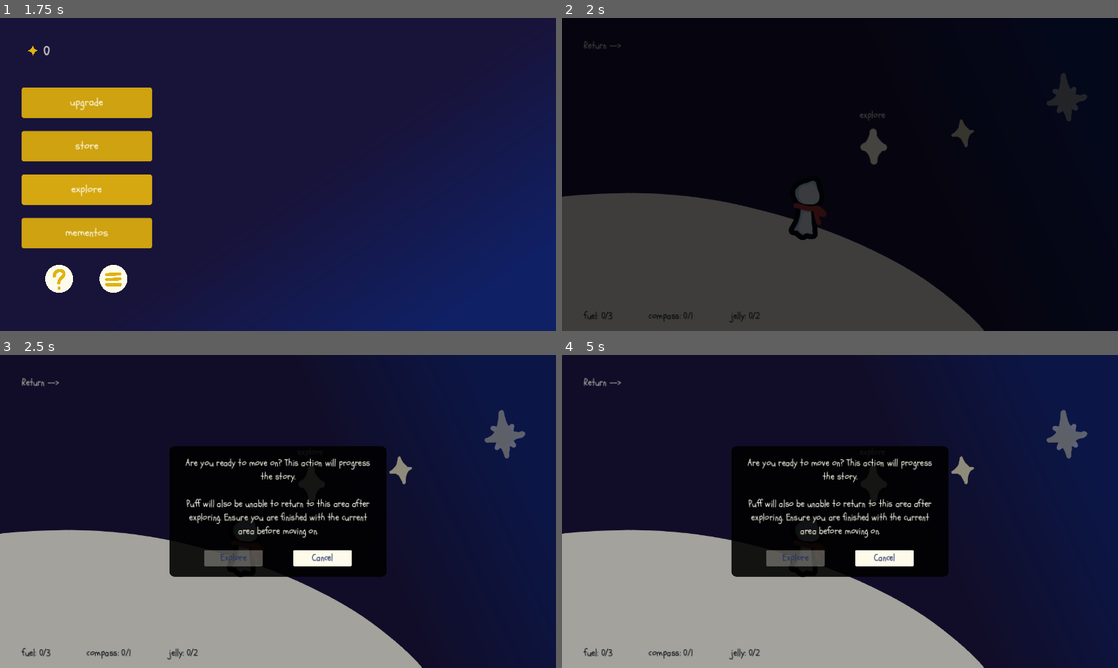
Above: before the commit, frames 1-4 (two rows, left to right).
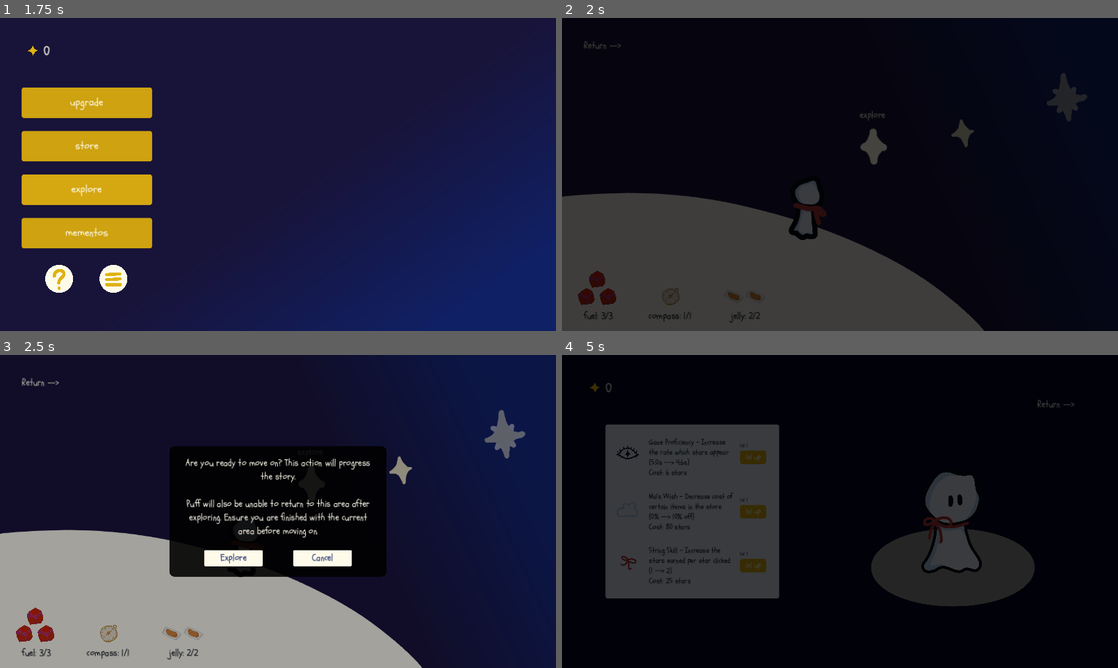
Above: after the commit, the same moments.

Repository: solicht88/I-am-a-Fluff
Game: Godot game, scene res://scenes/title/title_screen.tscn
The game is run twice, just before and just after one commit, with the same random seed, the same clock (stepped at 60 frames per second) and the same inputs.
Inputs (mouse positions are in pixels of both pictures, inside the frame that each line leads up to):
- Up to frame 1 (1.75 s): click "New Game" at 0.5 s; click "explore" at 1.25 s
- Up to frame 2 (2 s): no input
- Up to frame 3 (2.5 s): click "explore" at 2 s
- Up to frame 4 (5 s): click "Return -->" at 2.75 s; click "explore" (after the commit: "Explore") at 3.5 s; click (650, 439) at 4.25 s, where only the run after the commit has a clickable "upgrade"

Frame 1 is identical in both runs. In frame 2, 0.5% of the frame differs, in the area x 2-36%, y 80-97%; in frame 3, 1.2%; in frame 4, 87%, in the area x 0-100%, y 0-100%.

Commit message:
added explore feature, disable buy button in shop if user doesn't have enough stars, bg changes w/ exploration 'level', lots of code cleanup

Diff:
--- a/project.godot
+++ b/project.godot
@@ -18,8 +18,8 @@
 [autoload]
 
 Save="*res://scripts/global/save.gd"
-TextData="*res://scripts/global/text_data.gd"
-Global="*res://scripts/global.gd"
+Data="*res://scripts/global/data.gd"
+Global="*res://scripts/global/global.gd"
 
 [display]
 
--- a/scenes/explore/exp_popup.tscn
+++ b/scenes/explore/exp_popup.tscn
@@ -74,4 +74,5 @@
 theme_override_font_sizes/font_size = 20
 text = "Cancel"
 
+[connection signal="pressed" from="Panel/exp_btn" to="." method="_on_exp_btn_pressed"]
 [connection signal="pressed" from="Panel/cancel_btn" to="." method="_on_cancel_btn_pressed"]
--- a/scenes/explore/explore.tscn
+++ b/scenes/explore/explore.tscn
@@ -1,9 +1,11 @@
-[gd_scene load_steps=3 format=3 uid="uid://cw7ifoshueyjg"]
+[gd_scene load_steps=4 format=3 uid="uid://cw7ifoshueyjg"]
 
+[ext_resource type="Script" path="res://scripts/explore/explore.gd" id="1_auli5"]
 [ext_resource type="Texture2D" uid="uid://dtp08erpkyblb" path="res://img/backgrounds/expl_1.png" id="1_vd6bc"]
 [ext_resource type="PackedScene" uid="uid://3dxsdn3xkksm" path="res://scenes/explore/exp_interface.tscn" id="2_wiooy"]
 
 [node name="explore" type="Node2D"]
+script = ExtResource("1_auli5")
 
 [node name="bg" type="Sprite2D" parent="."]
 texture = ExtResource("1_vd6bc")
--- a/scripts/explore/exp_interface.gd
+++ b/scripts/explore/exp_interface.gd
@@ -3,7 +3,7 @@
 @onready var fuel_icons = [$fuel_1, $fuel_2, $fuel_3]
 @onready var jelly_icons = [$jelly_1, $jelly_2]
 
-var save_data = Save.save_data
+var inv = Save.save_data.inventory
 var popup = preload("res://scenes/explore/exp_popup.tscn")
 
 # Called when the node enters the scene tree for the first time.
@@ -11,7 +11,6 @@
 	await ready
 	Global.fade_out()
 
-	var inv = save_data.inventory
 	for i in range(inv["fuel"]):
 		fuel_icons[i].visible = true
 	for i in range(inv["compass"]):
@@ -35,6 +34,5 @@
 
 
 func _on_exp_btn_pressed():
-	print("lets explore...")
 	var exp_popup = popup.instantiate()
 	get_parent().add_child(exp_popup)
--- a/scripts/explore/exp_popup.gd
+++ b/scripts/explore/exp_popup.gd
@@ -1,15 +1,36 @@
 extends Control
+
+var save_data = Save.save_data
+var inv = Save.save_data.inventory
+var item_max = Data.item_max
+var can_exp = true
 
 
 # Called when the node enters the scene tree for the first time.
 func _ready():
-	pass # Replace with function body.
+	for item in Data.exp_items:
+		if inv[item] != item_max[item]:
+			can_exp = false
+			$Panel/exp_btn.set_default_cursor_shape(Input.CURSOR_ARROW)
+
+	if can_exp:
+		$Panel/exp_btn.disabled = false
 
 
 # Called every frame. 'delta' is the elapsed time since the previous frame.
-func _process(delta):
+func _process(_delta):
 	pass
 
 
 func _on_cancel_btn_pressed():
 	queue_free()
+
+
+func _on_exp_btn_pressed():
+	save_data.exp_lvl += 1
+	for item in Data.exp_items:
+		inv[item] = 0
+
+	Global.fade_in()
+	await get_tree().create_timer(0.5).timeout
+	get_tree().change_scene_to_file("res://scenes/main/main.tscn")
--- /dev/null
+++ b/scripts/explore/explore.gd
@@ -0,0 +1,15 @@
+extends Node2D
+
+@onready var bg_sprite = $bg
+
+var save_data = Save.save_data
+
+# Called when the node enters the scene tree for the first time.
+func _ready():
+	await ready
+	bg_sprite.texture = Data.exp_bgs[save_data.exp_lvl]
+
+
+# Called every frame. 'delta' is the elapsed time since the previous frame.
+func _process(_delta):
+	pass
--- a/scripts/global/text_data.gd
+++ b/scripts/global/data.gd
@@ -10,6 +10,21 @@
 var candle_img = preload("res://img/mementos/candle.png")
 var photo_img = preload("res://img/mementos/polaroid.png")
 
+
+# load main screen backgrounds
+var main_bg_1 = preload("res://img/backgrounds/sky1.png")
+var main_bg_2 = preload("res://img/backgrounds/sky2.png")
+var main_bg_3 = preload("res://img/backgrounds/sky3.png")
+var main_bg_4 = preload("res://img/backgrounds/sky4.png")
+var main_bgs = [main_bg_1, main_bg_2, main_bg_3, main_bg_4]
+
+# load exploration backgrounds
+var exp_bg_1 = preload("res://img/backgrounds/expl_1.png")
+var exp_bg_2 = preload("res://img/backgrounds/expl_2.png")
+var exp_bg_3 = preload("res://img/backgrounds/expl_3.png")
+var exp_bgs = [exp_bg_1, exp_bg_2, exp_bg_3]
+
+
 # upgrades
 var gaze_upg = ["5.0s --> 4.6s", "4.6s --> 4.2s", "4.2s --> 3.8s", "3.8s --> 3.4s", "3.4s --> 3.0s", "3.0s"]
 var gaze_cost = [6, 12, 25, 50, 100, "N/A"]
@@ -19,6 +34,7 @@
 
 var str_upg = ["1 --> 2", "2 --> 3", "3 --> 4", "4 per click"]
 var str_cost = [25, 80, 180, "N/A"]
+
 
 # store
 var item_cost = {
@@ -32,7 +48,6 @@
 	"photo": 200
 }
 
-# TODO: add telescope data
 # format: [image, name, price, description]
 var item_data: Dictionary = {
 	"fuel": [fuel_img, "Fuel Stone", str(item_cost["fuel"]) + " Stars\n", "Keeps Puff warm during explorations through the Milky Way"],
@@ -57,12 +72,17 @@
 }
 
 # updates store item costs when upgrading for store sales
+# TODO: add shop price multiplier for each exp_lvl
 func update_data():
 	#print(1 - (0.05 * (Save.save_data.wish_lvl - 1) + 0.05))
 	for key in item_cost:
 		item_cost[key] = round(item_cost[key] * (1 - (0.05 * (Save.save_data.wish_lvl - 1) + 0.05)))
 	for key in item_data:
 		item_data[key][2] = str(item_cost[key]) + " Stars\n"
+
+
+# explore
+var exp_items = ["fuel", "compass", "jelly"]
 
 
 # mementos
--- a/scripts/global/save.gd
+++ b/scripts/global/save.gd
@@ -13,12 +13,12 @@
 	"str_lvl": 1,
 	"exp_lvl": 0,
 	"inventory": {
-		"fuel": 0,
-		"compass": 0,
-		"jelly": 0,
+		"fuel": 3,
+		"compass": 1,
+		"jelly": 2,
 		"telescope": 0,
 		"flower": 0,
-		"dust": 0,
+		"dust": 1,
 		"ribbon": 0,
 		"lotus": 1,
 		"candle": 0,
--- a/scripts/main/main.gd
+++ b/scripts/main/main.gd
@@ -3,6 +3,7 @@
 @onready var interface := $interface as Control
 @onready var counter := $interface/counter as Label
 @onready var timer := $Timer as Timer
+@onready var bg_sprite := $bg
 # temp testing for manually placed star
 #@onready var star := $star1/Area2D as Node2D
 
@@ -13,10 +14,12 @@
 #var transition_animation = transition_load.instantiate()
 var star_scenes = [star1, star2, star3]
 
+var save_data = Save.save_data
+
 var ulcorner = Vector2(400, 50)
 var brcorner = Vector2(1230, 670)
-var stars = Save.save_data.counter
-var star_coords = Save.save_data.stars
+var stars = save_data.counter
+var star_coords = save_data.stars
 
 # Called when the node enters the scene tree for the first time.
 func _ready():
@@ -31,6 +34,8 @@
 	transition_node.queue_free()
 	'''
 	await ready
+	bg_sprite.texture = Data.main_bgs[save_data.exp_lvl]
+
 	Global.fade_out()
 
 	randomize()
@@ -51,7 +56,7 @@
 # Randomized clickable stars
 func _update_counter(pos):
 	star_coords.remove_at(star_coords.find(pos))
-	stars += 1 * Save.save_data.str_lvl
+	stars += 1 * save_data.str_lvl
 	counter.text = str(stars)
 
 func _get_random_point(ul: Vector2, br: Vector2) -> Vector2:
@@ -76,7 +81,7 @@
 
 func _on_timer_timeout():
 	_spawn_star()
-	timer.wait_time = 5 - 0.4 * (Save.save_data.gaze_lvl - 1)
+	timer.wait_time = 5 - 0.4 * (save_data.gaze_lvl - 1)
 	#print(timer.wait_time)
 	timer.start()
 
@@ -86,8 +91,8 @@
 	#print("connected")
 
 func save_progress():
-	Save.save_data.counter = stars
-	Save.save_data.stars = star_coords
+	save_data.counter = stars
+	save_data.stars = star_coords
 	#Save.save_game()
 	#print("saved!")
 
--- a/scripts/mementos/mem_interface.gd
+++ b/scripts/mementos/mem_interface.gd
@@ -52,8 +52,9 @@
 	Color8(150, 150, 150, 255)
 ]
 
-var save = Save.save_data
-var mem_data = TextData.mem_data
+var save_data = Save.save_data
+var inv = Save.save_data.inventory
+var mem_data = Data.mem_data
 
 
 func _disable_btns(btns):
@@ -67,7 +68,7 @@
 		btn.set_default_cursor_shape(Control.CURSOR_POINTING_HAND)
 
 func _update_mem_display(cur_mem):
-	if not save.inventory[cur_mem]:
+	if not save_data.inventory[cur_mem]:
 		cur_mem = "unknown"
 		#pass
 	mem_name.text = mem_data[cur_mem][0]
@@ -76,7 +77,7 @@
 func _update_mem_mods(panels):
 	for i in range(len(panels)):
 		var mem = panels[i]
-		if save.inventory[mem.name]:
+		if inv[mem.name]:
 			mem.get_child(0).self_modulate = child_mods_c[i]
 
 
@@ -87,7 +88,7 @@
 	_update_mem_mods(panels)
 	Global.fade_out()
 	#print(child_mods_c[1])
-	# TODO: update self-modulate of mementos if owned
+	_update_mem_mods(panels)
 
 
 # Called every frame. 'delta' is the elapsed time since the previous frame.
@@ -114,7 +115,7 @@
 			cur_panel.position.x += 2
 			cur_panel.self_modulate.a += (mods_a[(panel+1) % 5] - mods_a[panel]) / 255.0 / 133.0
 
-			if save.inventory[cur_panel.name]:
+			if inv[cur_panel.name]:
 				panel_img.self_modulate.r += (child_mods_c[(panel+1) % 5].r8 - child_mods_c[panel].r8) / 255.0 / 133.0
 				panel_img.self_modulate.g += (child_mods_c[(panel+1) % 5].g8 - child_mods_c[panel].g8) / 255.0 / 133.0
 				panel_img.self_modulate.b += (child_mods_c[(panel+1) % 5].b8 - child_mods_c[panel].b8) / 255.0 / 133.0
@@ -154,7 +155,7 @@
 		cur_panel.position = positions[i]
 		cur_panel.self_modulate = mods_c[i]
 
-		if save.inventory[cur_panel.name]:
+		if inv[cur_panel.name]:
 			panel_img.self_modulate = child_mods_c[i]
 
 		if i == 2:
@@ -192,7 +193,7 @@
 			cur_panel.position.x -= 2
 			cur_panel.self_modulate.a += (mods_a[(panel-1) % 5] - mods_a[panel]) / 255.0 / 133.0
 
-			if save.inventory[cur_panel.name]:
+			if inv[cur_panel.name]:
 				panel_img.self_modulate.r += (child_mods_c[(panel-1) % 5].r8 - child_mods_c[panel].r8) / 255.0 / 133.0
 				panel_img.self_modulate.g += (child_mods_c[(panel-1) % 5].g8 - child_mods_c[panel].g8) / 255.0 / 133.0
 				panel_img.self_modulate.b += (child_mods_c[(panel-1) % 5].b8 - child_mods_c[panel].b8) / 255.0 / 133.0
@@ -234,7 +235,7 @@
 		cur_panel.position = positions[i]
 		cur_panel.self_modulate = mods_c[i]
 
-		if save.inventory[cur_panel.name]:
+		if inv[cur_panel.name]:
 			panel_img.self_modulate = child_mods_c[i]
 
 		if i == 2:
--- a/scripts/store/shop_interface.gd
+++ b/scripts/store/shop_interface.gd
@@ -2,10 +2,12 @@
 
 signal item_bought
 
-var save = Save.save_data
+var save_data = Save.save_data
+var inv = Save.save_data.inventory
+var item_data
 
 var cur_item = ""
-var cur_mem = ["lotus", "candle", "photo"][save.exp_lvl]
+var cur_mem = ["lotus", "candle", "photo"][save_data.exp_lvl]
 
 @onready var counter_label := $counter as Label
 
@@ -32,8 +34,9 @@
 	transition_node.queue_free()
 	'''
 
-	counter_label.text = str(save.counter)
-	$store/memento/Label.text = TextData.item_data[cur_mem][1]
+	counter_label.text = str(save_data.counter)
+	$store/memento/Label.text = Data.item_data[cur_mem][1]
+	$store/memento/TextureRect.texture = Data.item_data[cur_mem][0]
 
 # Called every frame. 'delta' is the elapsed time since the previous frame.
 func _process(_delta):
@@ -52,11 +55,13 @@
 	await get_tree().create_timer(0.5).timeout
 	get_tree().change_scene_to_file("res://scenes/main/main.tscn")
 
+
 func _mouse_entered():
 	Input.set_default_cursor_shape(Input.CURSOR_POINTING_HAND)
 
 func _mouse_exited():
 	Input.set_default_cursor_shape(Input.CURSOR_ARROW)
+
 
 # item = string of item's name
 func _display_item(item: String):
@@ -67,20 +72,24 @@
 	var owned_lbl = selection.get_node("owned")
 	var buy_btn = selection.get_node("buy_btn")
 
-	var cur_item_data = TextData.item_data[item]
+	var cur_item_data = Data.item_data[item]
 
 	display_img.texture = cur_item_data[0]
 	display_img.scale = Vector2(0.186, 0.186)
 	name_lbl.text = cur_item_data[1]
 	desc_lbl.text = cur_item_data[2] + cur_item_data[3]
-	owned_lbl.text = "x" + str(save.inventory[item]) + " owned"
+	owned_lbl.text = "x" + str(inv[item]) + " owned"
 
 	cur_item = item
 
-	if save.inventory[item] == TextData.item_max[item]:
+	if inv[item] == Data.item_max[item]:
 		buy_btn.disabled = true
 		buy_btn.text = "sold out"
 		buy_btn.set_default_cursor_shape(Control.CURSOR_ARROW)
+	elif save_data.counter < Data.item_cost[item]:
+		buy_btn.disabled = true
+		buy_btn.text = "buy"
+		buy_btn.set_default_cursor_shape(Input.CURSOR_ARROW)
 	else:
 		buy_btn.disabled = false
 		buy_btn.text = "buy"
@@ -165,10 +174,10 @@
 	_buy_item(cur_item)
 
 func _buy_item(item: String):
-	var cost = TextData.item_cost[item]
-	if cost <= save.counter:
-		save.inventory[item] += 1
-		save.counter -= cost
+	var cost = Data.item_cost[item]
+	if cost <= save_data.counter:
+		inv[item] += 1
+		save_data.counter -= cost
 
 		_display_item(item)
-		counter_label.text = str(save.counter)
+		counter_label.text = str(save_data.counter)
--- a/scripts/upgrade/upg_interface.gd
+++ b/scripts/upgrade/upg_interface.gd
@@ -11,8 +11,7 @@
 
 @onready var counter_label := $counter as Label
 
-var save = Save.save_data
-var upg = TextData
+var save_data = Save.save_data
 
 # Called when the node enters the scene tree for the first time.
 func _ready():
@@ -32,7 +31,7 @@
 	_update_gaze_text()
 	_update_wish_text()
 	_update_string_text()
-	counter_label.text = str(save.counter)
+	counter_label.text = str(save_data.counter)
 
 
 # Called every frame. 'delta' is the elapsed time since the previous frame.
@@ -56,54 +55,54 @@
 func _update_gaze_text():
 	gaze_label.text = "Gaze Proficiency - Increase the rate which stars appear
 	({upgr})
-	Cost: {cost} stars".format({"upgr": upg.gaze_upg[save.gaze_lvl - 1], "cost": upg.gaze_cost[save.gaze_lvl - 1]})
-	gaze_lvl_txt.text = "lvl " + str(save.gaze_lvl)
+	Cost: {cost} stars".format({"upgr": Data.gaze_upg[save_data.gaze_lvl - 1], "cost": Data.gaze_cost[save_data.gaze_lvl - 1]})
+	gaze_lvl_txt.text = "lvl " + str(save_data.gaze_lvl)
 
-	if save.gaze_lvl == 6:
+	if save_data.gaze_lvl == 6:
 			$gaze_btn.disabled = true
 
 func _on_gaze_btn_pressed():
-	if save.counter >= upg.gaze_cost[save.gaze_lvl - 1]:
-		save.counter -= upg.gaze_cost[save.gaze_lvl - 1]
-		save.gaze_lvl += 1
+	if save_data.counter >= Data.gaze_cost[save_data.gaze_lvl - 1]:
+		save_data.counter -= Data.gaze_cost[save_data.gaze_lvl - 1]
+		save_data.gaze_lvl += 1
 
 		_update_gaze_text()
-		counter_label.text = str(save.counter)
+		counter_label.text = str(save_data.counter)
 
 
 func _update_wish_text():
 	wish_label.text = "Ma's Wish - Decrease cost of certain items in the store
 	({upgr})
-	Cost: {cost} stars".format({"upgr": upg.wish_upg[save.wish_lvl - 1], "cost": upg.wish_cost[save.wish_lvl - 1]})
-	wish_lvl_txt.text = "lvl " + str(save.wish_lvl)
+	Cost: {cost} stars".format({"upgr": Data.wish_upg[save_data.wish_lvl - 1], "cost": Data.wish_cost[save_data.wish_lvl - 1]})
+	wish_lvl_txt.text = "lvl " + str(save_data.wish_lvl)
 
-	if save.wish_lvl == 4:
+	if save_data.wish_lvl == 4:
 		$wish_btn.disabled = true
 
 func _on_wish_btn_pressed():
-	if save.counter >= upg.wish_cost[save.wish_lvl - 1]:
-		save.counter -= upg.wish_cost[save.wish_lvl - 1]
-		save.wish_lvl += 1
+	if save_data.counter >= Data.wish_cost[save_data.wish_lvl - 1]:
+		save_data.counter -= Data.wish_cost[save_data.wish_lvl - 1]
+		save_data.wish_lvl += 1
 
 	_update_wish_text()
-	counter_label.text = str(save.counter)
+	counter_label.text = str(save_data.counter)
 
-	TextData.update_data()
+	Data.update_data()
 
 
 func _update_string_text():
 	string_label.text = "String Skill - Increase the stars earned per star clicked
 	({upgr})
-	Cost: {cost} stars".format({"upgr": upg.str_upg[save.str_lvl - 1], "cost": upg.str_cost[save.str_lvl - 1]})
-	string_lvl_txt.text = "lvl " + str(save.str_lvl)
+	Cost: {cost} stars".format({"upgr": Data.str_upg[save_data.str_lvl - 1], "cost": Data.str_cost[save_data.str_lvl - 1]})
+	string_lvl_txt.text = "lvl " + str(save_data.str_lvl)
 
-	if save.str_lvl == 4:
+	if save_data.str_lvl == 4:
 			$string_btn.disabled = true
 
 func _on_string_btn_pressed():
-	if save.counter >= upg.str_cost[save.str_lvl - 1]:
-		save.counter -= upg.str_cost[save.str_lvl - 1]
-		save.str_lvl += 1
+	if save_data.counter >= Data.str_cost[save_data.str_lvl - 1]:
+		save_data.counter -= Data.str_cost[save_data.str_lvl - 1]
+		save_data.str_lvl += 1
 
 		_update_string_text()
-		counter_label.text = str(save.counter)
+		counter_label.text = str(save_data.counter)
Renamed: scripts/global.gd -> scripts/global/global.gd
